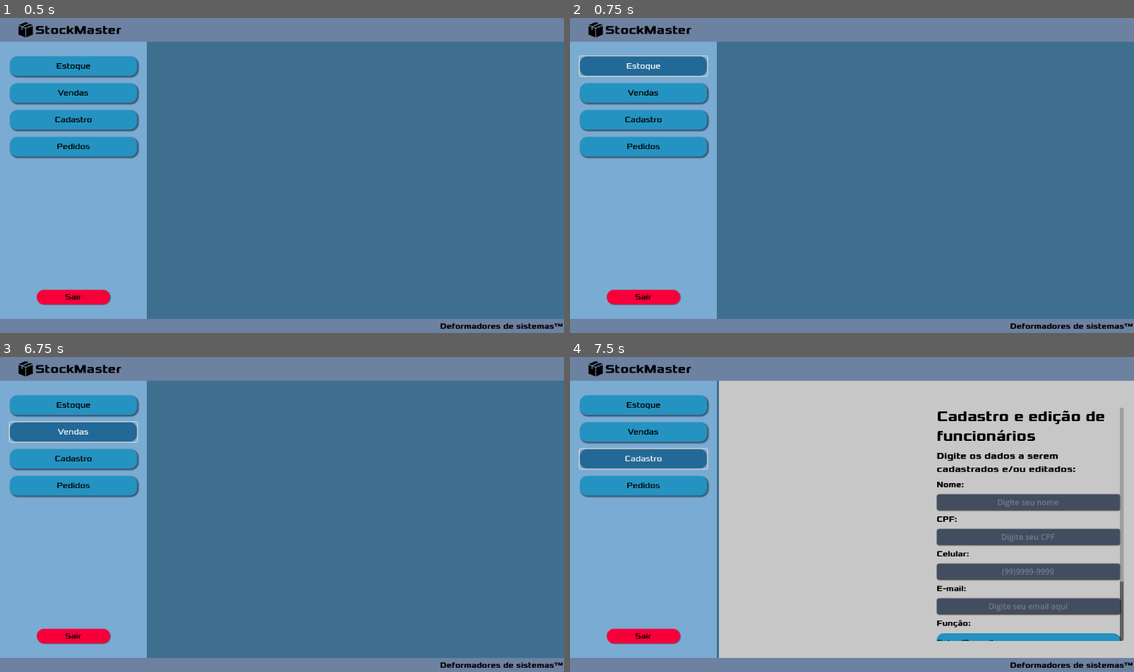
Above: before the commit, frames 1-4 (two rows, left to right).
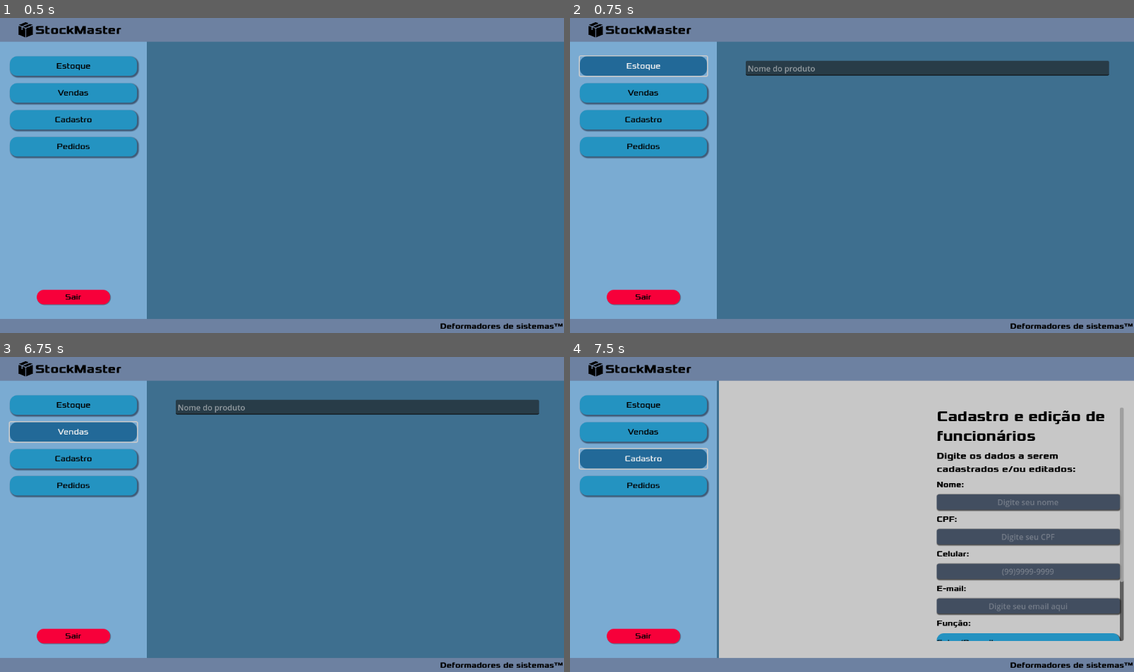
Above: after the commit, the same moments.

Repository: Jeday03/Sistema-De-Inventario-Modeladgem-De-Sistemas
Game: Godot game, scene res://Scenes/DefaultPage.tscn
Two runs of this game, one before a commit and one after it. Both use one fixed random seed, a clock stepped at 60 frames per second and the inputs below. This scene is started directly instead of the project's main scene.
Inputs (mouse positions are in pixels of both pictures, inside the frame that each line leads up to):
- Up to frame 1 (0.5 s): no input
- Up to frame 2 (0.75 s): click "Estoque" at 0.5 s
- Up to frame 3 (6.75 s): click "Cadastro" at 1.25 s; click (456, 501) at 2.02 s; type "Alex" at 2.1 s; click (456, 536) at 2.25 s; type "12" at 2.33 s; click (456, 571) at 2.48 s; type "12" at 2.57 s; click (456, 605) at 2.77 s; type "12" at 2.85 s; click "Vendas" at 3.5 s; click "Pedidos" at 4.25 s; click "Caixa/Repositor" at 5 s; click "Estoque" at 5.75 s; click "Vendas" at 6.5 s
- Up to frame 4 (7.5 s): click "Cadastro" at 7.25 s

Frame 1 is identical in both runs. In frame 2, 3.0% of the frame differs, in the area x 31-96%, y 13-19%; in frame 3, 3.0%; in frame 4, nothing differs.

Commit message:
Adiciona recursos na lista de item e no cadastro de funcionários

Diff:
--- a/stockmastergodot2/Scenes/CadastroFuncionario.tscn
+++ b/stockmastergodot2/Scenes/CadastroFuncionario.tscn
@@ -203,8 +203,14 @@
 
 [node name="HTTPRequest2" type="HTTPRequest" parent="."]
 
+[node name="ConfirmationDialog" type="ConfirmationDialog" parent="."]
+title = "Confirmação"
+initial_position = 1
+dialog_text = "Deseja confirmar?"
+
 [connection signal="pressed" from="HBoxContainer/MarginContainer2/ScrollContainer/Formulario/HBoxContainer/Cadastrar" to="." method="_on_cadastrar_pressed"]
 [connection signal="pressed" from="HBoxContainer/MarginContainer2/ScrollContainer/Formulario/HBoxContainer/Editar" to="." method="_on_editar_pressed"]
 [connection signal="pressed" from="HBoxContainer/MarginContainer2/ScrollContainer/Formulario/HBoxContainer/Remover" to="." method="_on_remover_pressed"]
 [connection signal="request_completed" from="HTTPRequest" to="." method="_on_http_request_request_completed"]
 [connection signal="request_completed" from="HTTPRequest2" to="." method="_on_http_request_2_request_completed"]
+[connection signal="confirmed" from="ConfirmationDialog" to="." method="_on_confirmation_dialog_confirmed"]
--- a/stockmastergodot2/Scenes/ListaItens.tscn
+++ b/stockmastergodot2/Scenes/ListaItens.tscn
@@ -12,26 +12,39 @@
 size_flags_horizontal = 3
 size_flags_vertical = 3
 
-[node name="ScrollContainer" type="ScrollContainer" parent="."]
+[node name="VBoxContainer" type="VBoxContainer" parent="."]
 layout_mode = 1
 anchors_preset = 13
 anchor_left = 0.5
 anchor_right = 0.5
 anchor_bottom = 1.0
-offset_left = -384.0
-offset_top = 19.0
-offset_right = 384.0
-offset_bottom = -18.0
+offset_left = -369.0
+offset_top = 39.0
+offset_right = 373.0
+offset_bottom = -20.0
 grow_horizontal = 2
 grow_vertical = 2
 
-[node name="VBoxContainer" type="VBoxContainer" parent="ScrollContainer"]
+[node name="LineEdit" type="LineEdit" parent="VBoxContainer"]
+layout_mode = 2
+placeholder_text = "Nome do produto"
+
+[node name="ScrollContainer" type="ScrollContainer" parent="VBoxContainer"]
+layout_mode = 2
+size_flags_vertical = 3
+
+[node name="VBoxContainer" type="VBoxContainer" parent="VBoxContainer/ScrollContainer"]
 layout_mode = 2
 size_flags_horizontal = 3
 size_flags_vertical = 3
 theme_override_constants/separation = 40
 script = ExtResource("1_u7xwu")
 
-[node name="HTTPRequest" type="HTTPRequest" parent="ScrollContainer/VBoxContainer"]
+[node name="HTTPRequest" type="HTTPRequest" parent="VBoxContainer/ScrollContainer/VBoxContainer"]
 
-[connection signal="request_completed" from="ScrollContainer/VBoxContainer/HTTPRequest" to="ScrollContainer/VBoxContainer" method="_on_http_request_request_completed"]
+[node name="Timer" type="Timer" parent="VBoxContainer"]
+one_shot = true
+
+[connection signal="text_changed" from="VBoxContainer/LineEdit" to="VBoxContainer/ScrollContainer/VBoxContainer" method="_on_line_edit_text_changed"]
+[connection signal="request_completed" from="VBoxContainer/ScrollContainer/VBoxContainer/HTTPRequest" to="VBoxContainer/ScrollContainer/VBoxContainer" method="_on_http_request_request_completed"]
+[connection signal="timeout" from="VBoxContainer/Timer" to="VBoxContainer/ScrollContainer/VBoxContainer" method="_on_timer_timeout"]
--- a/stockmastergodot2/Scripts/CadastroFuncionarioScript.gd
+++ b/stockmastergodot2/Scripts/CadastroFuncionarioScript.gd
@@ -45,10 +45,17 @@
 
 @onready var accept_dialog: AcceptDialog = $AcceptDialog
 @onready var erro: AcceptDialog = $Erro
+@onready var confirmation_dialog: ConfirmationDialog = $ConfirmationDialog
 
 var idFuncionario : int = -1
 
+var funcaoAtual : Callable
+
 func _on_cadastrar_pressed() -> void:
+	funcaoAtual = Callable(self, "cadastrar")
+	confirmation_dialog.visible = true
+
+func cadastrar():
 	var json = {
 		"nome": campo_nome.text,
 		"cpf": campo_cpf.text,
@@ -76,6 +83,7 @@
 
 var listaFuncao := ["Administrador", "Gerente", "Caixa/Repositor"]
 
+
 func carregarFuncionario(textura : ImageTexture, funcionario : Dictionary):
 	campo_nome.text = funcionario['nome']
 	campo_cel.text = funcionario['celular']
@@ -85,6 +93,10 @@
 	option_button.select(listaFuncao.find(funcionario['funcao']))
 
 func _on_editar_pressed() -> void:
+	funcaoAtual = Callable(self, "editarFuncionario")
+	confirmation_dialog.visible = true
+
+func editarFuncionario():
 	var json = {
 		"nome": campo_nome.text,
 		"cpf": campo_cpf.text,
@@ -100,10 +112,14 @@
 		erro.visible = true
 
 func _on_remover_pressed() -> void:
+	funcaoAtual = Callable(self, "remover")
+	confirmation_dialog.visible = true
+
+func remover():
 	var json = {
 		"nome": campo_nome.text,
+		"celular": campo_cel.text,
 		"cpf": campo_cpf.text,
-		"celular": campo_cel.text,
 		"email": campo_email.text,
 		"funcao": option_button.get_item_text(option_button.selected),
 		"senha": campo_senha.text,
@@ -111,3 +127,7 @@
 	}
 	var body = JSON.stringify(json)
 	http_request.request("http://127.0.0.1:5000/remover_funcionario", ["Content-Type: application/json"], HTTPClient.METHOD_DELETE, body)
+
+
+func _on_confirmation_dialog_confirmed() -> void:
+	funcaoAtual.call()
--- a/stockmastergodot2/Scripts/ListaDeItens.gd
+++ b/stockmastergodot2/Scripts/ListaDeItens.gd
@@ -2,15 +2,22 @@
 
 const PAINEL_DE_ITEM = preload("res://PackedScenes/PainelDeItem.tscn")
 @onready var http_request: HTTPRequest = $HTTPRequest
+@onready var line_edit: LineEdit = $"../../LineEdit"
+@onready var timer: Timer = $"../../Timer"
 
 func _ready() -> void:
-	var erro = http_request.request("http://127.0.0.1:5000/item", [], HTTPClient.METHOD_GET)
+	var json = {
+		"prefixo": ""
+	}
+	var body = JSON.stringify(json)
+	var erro = http_request.request("http://127.0.0.1:5000/item", ["Content-Type: application/json"], HTTPClient.METHOD_GET, body)
 	if erro != OK:
 		printerr("Não foi possível fazer httprequest")
 
 func _on_http_request_request_completed(result: int, response_code: int, headers: PackedStringArray, body: PackedByteArray) -> void:
 	print("response_code", response_code)
 	if response_code == 200:
+		limparLista()
 		var response_text = body.get_string_from_utf8()
 		var response_json = JSON.parse_string(response_text)
 		for item in response_json:
@@ -29,8 +36,25 @@
 			var texture : ImageTexture = ImageTexture.create_from_image(image)
 			instanciar(texture, item['nome'], item['quantidade'])
 
+func limparLista():
+	for c in get_children():
+		c.queue_free()
+
 func instanciar(textura : ImageTexture, nome : StringName, qtd : float):
 	var qtdCerta = round(qtd)
 	var instancia : PainelItem = PAINEL_DE_ITEM.instantiate()
 	add_child(instancia)
 	instancia.setup(textura, nome, qtdCerta)
+
+func _on_line_edit_text_changed(new_text: String) -> void:
+	timer.start()
+
+func _on_timer_timeout() -> void:
+	http_request.cancel_request()
+	var json = {
+		"prefixo": line_edit.text
+	}
+	var body = JSON.stringify(json)
+	var erro = http_request.request("http://127.0.0.1:5000/item", ["Content-Type: application/json"], HTTPClient.METHOD_GET, body)
+	if erro != OK:
+		printerr("Não foi possível fazer httprequest")
